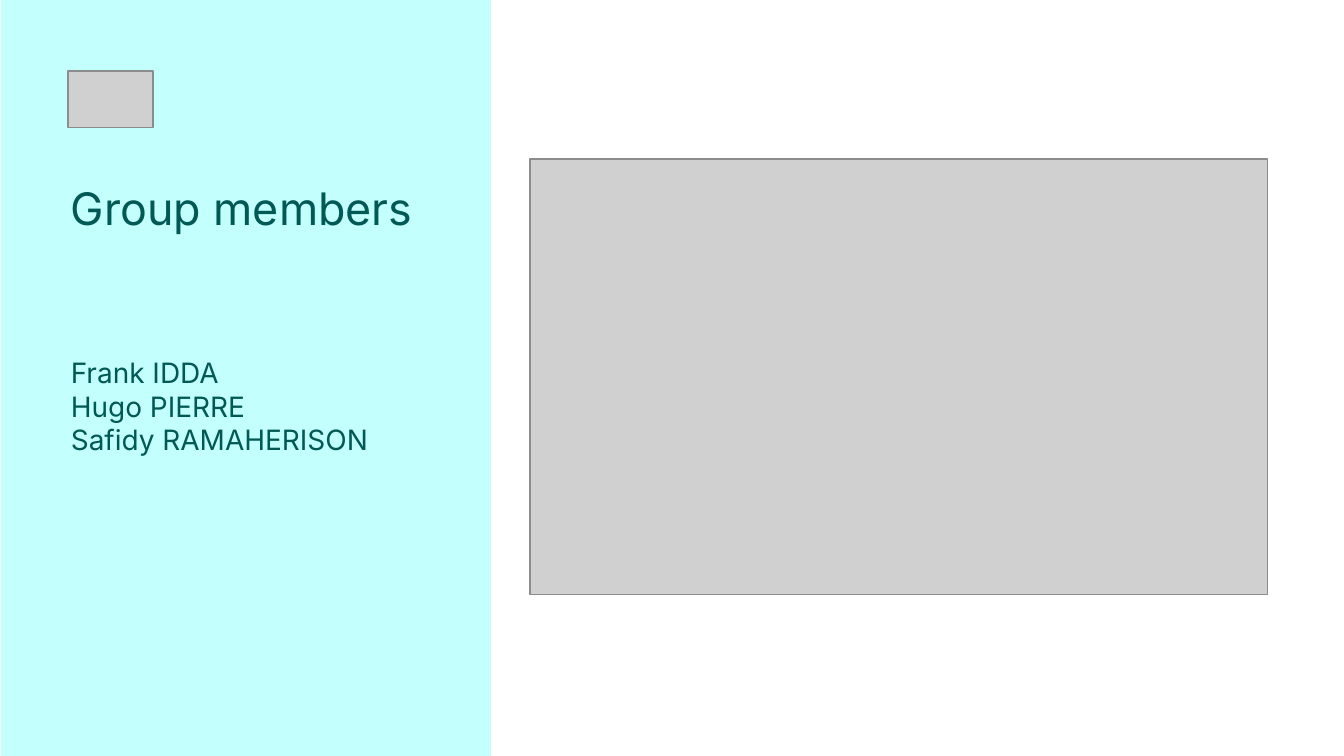
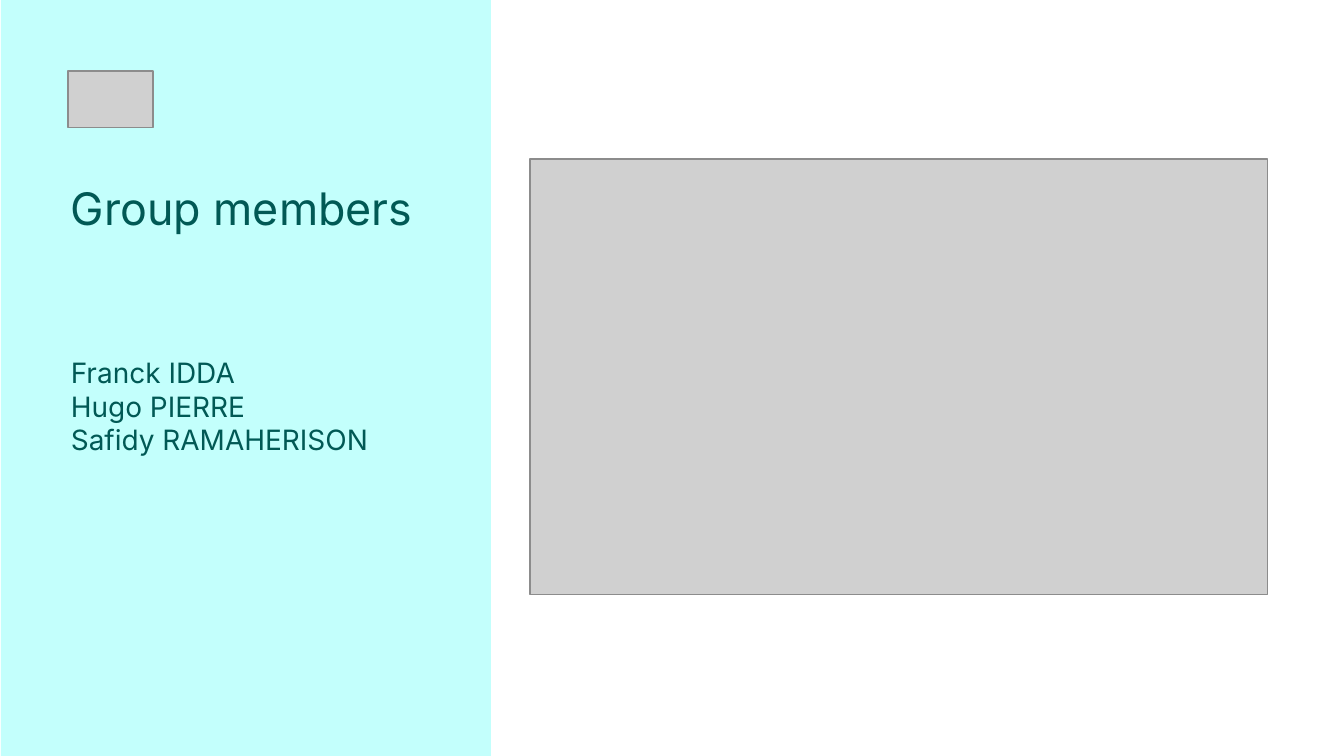
Before and after one commit to kinpintouche-star/football-predictor, a slide deck: slide 2 of FootballPredictorDemoDay20260803.pptx. Drawn at 1344x756 pixels with LibreOffice and Linux fonts; fonts in the diff are those of the drawing; grey boxes stand for pictures. Boxes give left, top, right and bottom in pixels: in the first picture for what was removed or moved away, otherwise in the second. Text is boxed around its words. In the diff, an @@ line names an element or a change of style, - is before the commit and + after.

Commit message:
maj ppts de la pres avec ajout 1 slide de Safidy

```diff
--- a/FootballPredictorDemoDay20260803.pptx
+++ b/FootballPredictorDemoDay20260803.pptx
@@ title at [71, 362, 235, 384]: text changed @@
-Frank IDDA
+Franck IDDA
```
Also in this commit, not shown: 12 other slides changed, 2 slides added.
